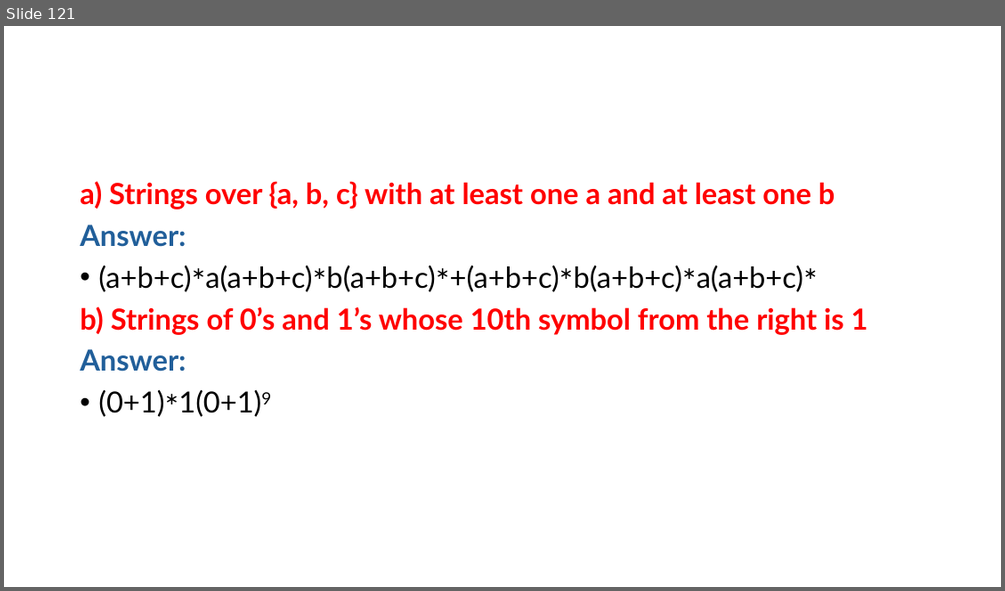
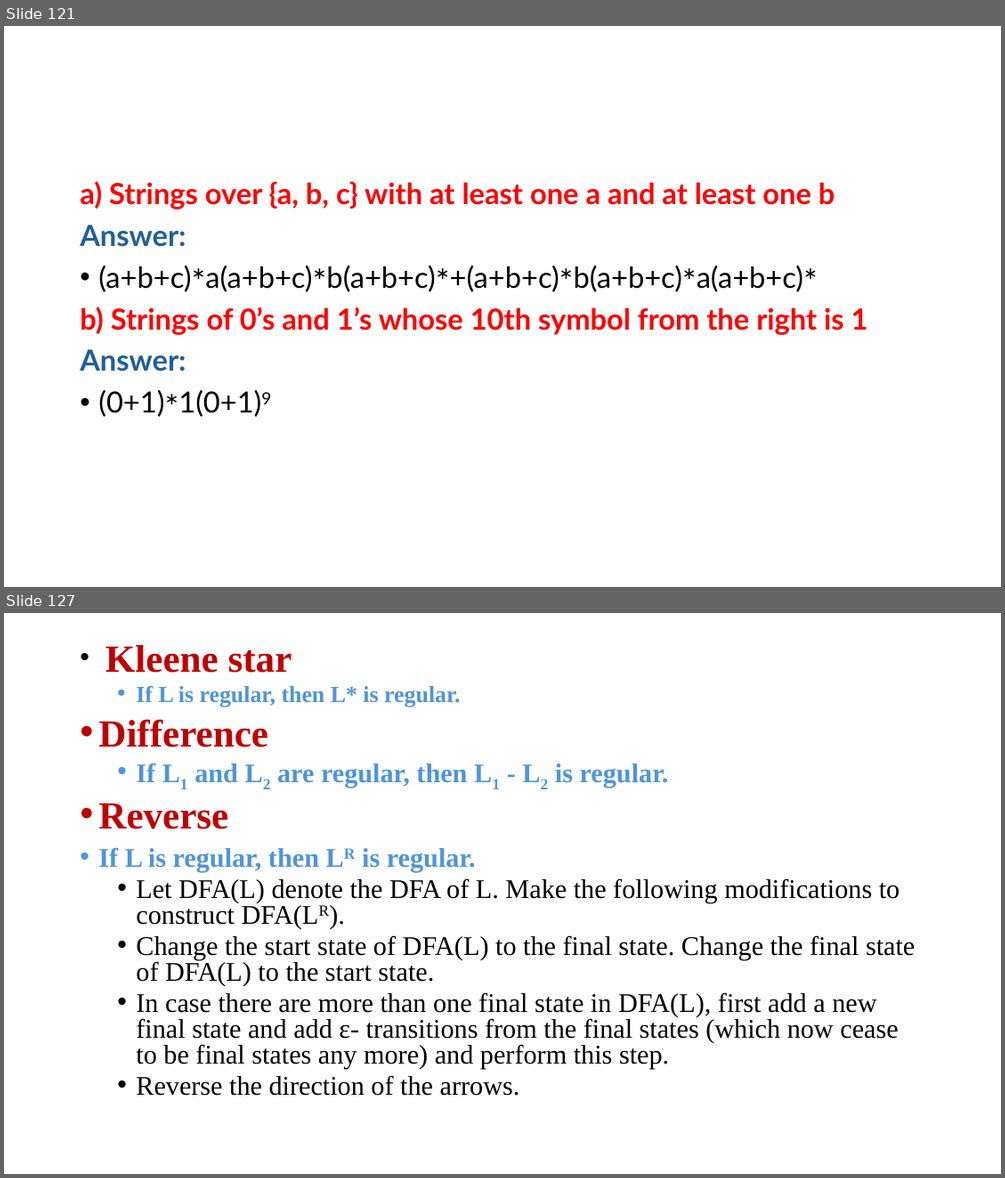
Before and after one commit to PraneeshRV/Academics, a slide deck: Sem6/Automata/20CYS315 Automata Theory Part 1.pptx. Shown one above the other, each under a label of ours: slide 121 before the commit, slides 121 and 127 after it; the slides between them are not shown. The pictures are 1005x591 and 1005x1178 pixels, drawn with LibreOffice and Linux fonts; fonts in the diff are those of the drawing. Boxes give left, top, right and bottom in pixels: in the first picture for what was removed or moved away, otherwise in the second. Text is boxed around its words. In the diff, an @@ line names an element or a change of style, - is before the commit and + after.

```diff
--- a/Sem6/Automata/20CYS315 Automata Theory Part 1.pptx
+++ b/Sem6/Automata/20CYS315 Automata Theory Part 1.pptx
@@ slide 127 added at (4, 613, 1001, 1174), background #FFFFFF @@
@@ text added at (98, 645, 914, 1095), 25.9 pt, text #000000 @@
+• Kleene star
+  • If L is regular, then L* is regular.
+• Difference
+  • If L1 and L2 are regular, then L1 - L2 is regular.
+• Reverse
+• If L is regular, then LR is regular.
+  • Let DFA(L) denote the DFA of L. Make the following modifications to construct DFA(LR).
+  • Change the start state of DFA(L) to the final state. Change the final state of DFA(L) to the start state.
+  • In case there are more than one final state in DFA(L), first add a new final state and add ε- transitions from the final states (which now cease to be final states any more) and perform this step.
+  • Reverse the direction of the arrows.
```
Also in this commit, not shown: 5 other slides added, 20 other files.
